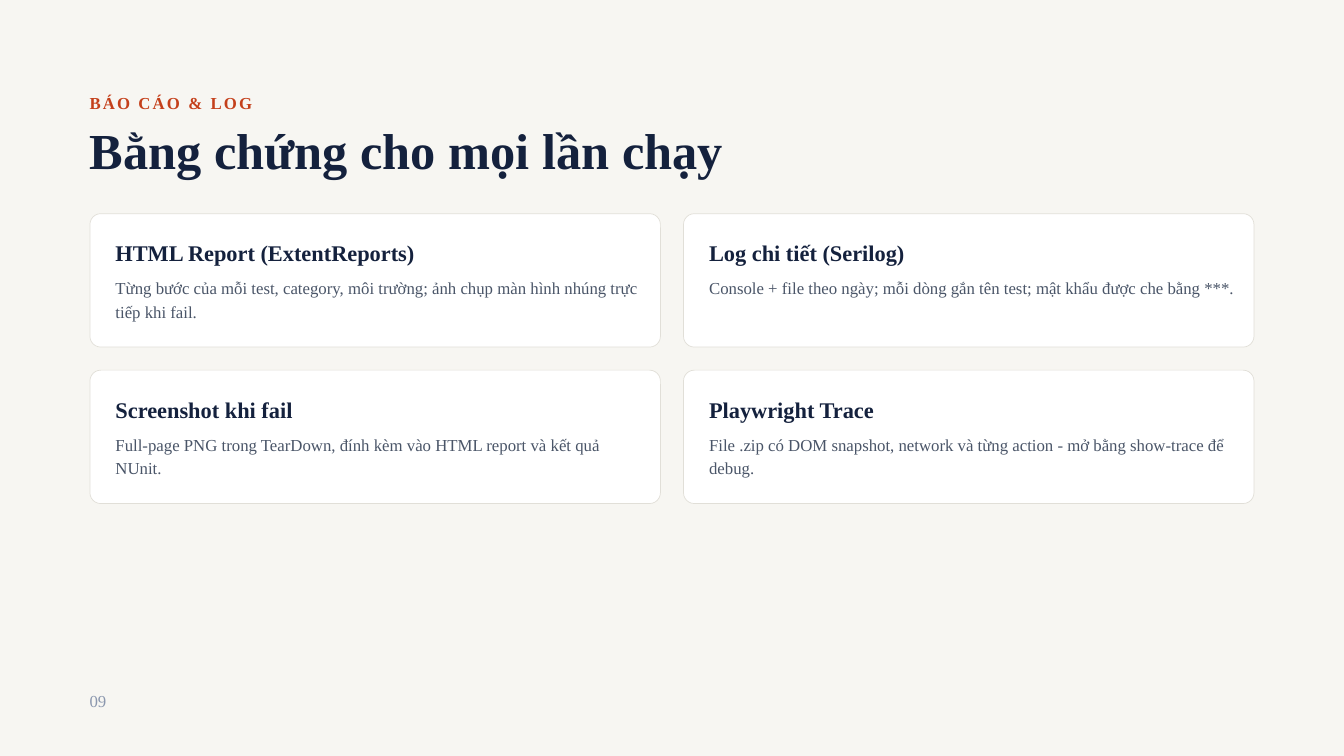
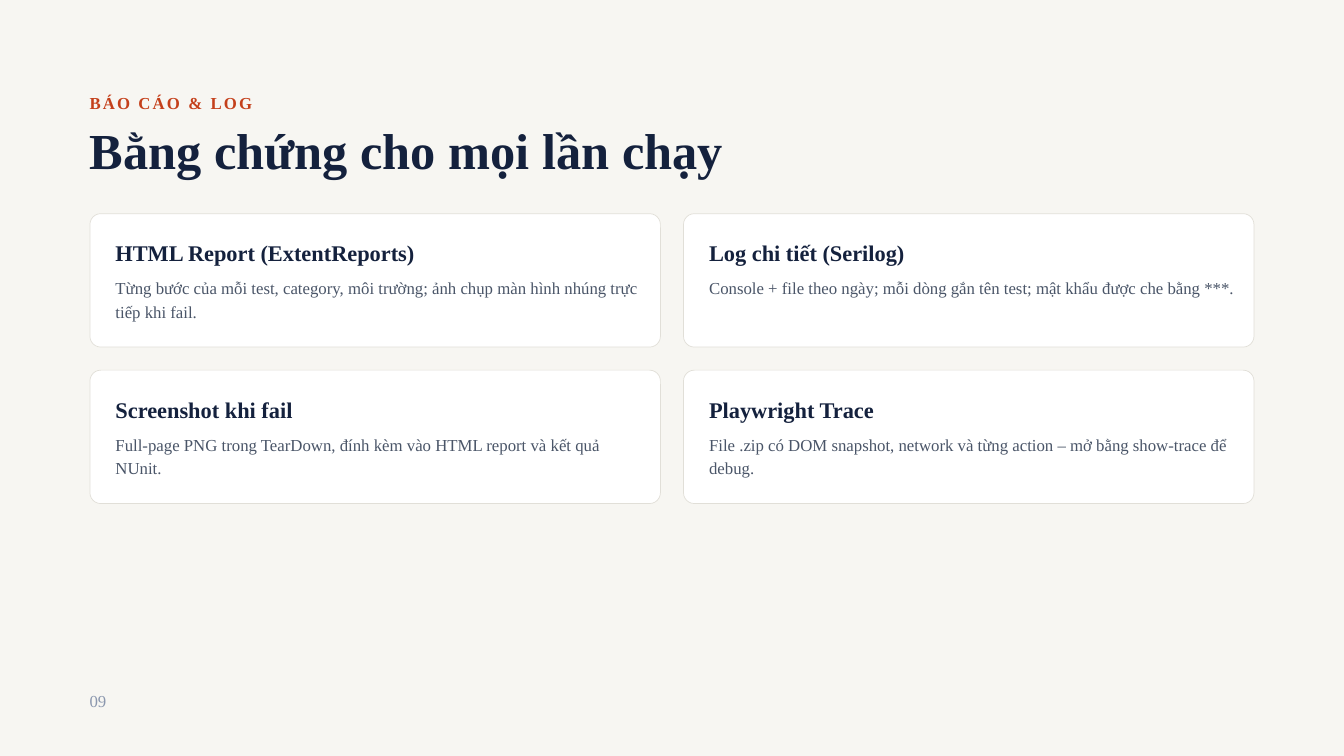
Before and after one commit to kh4nhNLK7068/CapstonePlaywrightTesting19, a slide deck: slide 9 of docs/Capstone Automation - Movie Booking.pptx. Drawn at 1344x756 pixels with LibreOffice and Linux fonts; fonts in the diff are those of the drawing. Boxes give left, top, right and bottom in pixels: in the first picture for what was removed or moved away, otherwise in the second. Text is boxed around its words. In the diff, an @@ line names an element or a change of style, - is before the commit and + after.

```diff
--- a/docs/Capstone Automation - Movie Booking.pptx
+++ b/docs/Capstone Automation - Movie Booking.pptx
@@ text at [709, 439, 1227, 478]: text changed @@
-File .zip có DOM snapshot, network và từng action - mở bằng show-trace để debug.
+File .zip có DOM snapshot, network và từng action – mở bằng show-trace để debug.
```
Also in this commit, not shown: 9 other slides changed, 5 other files.
